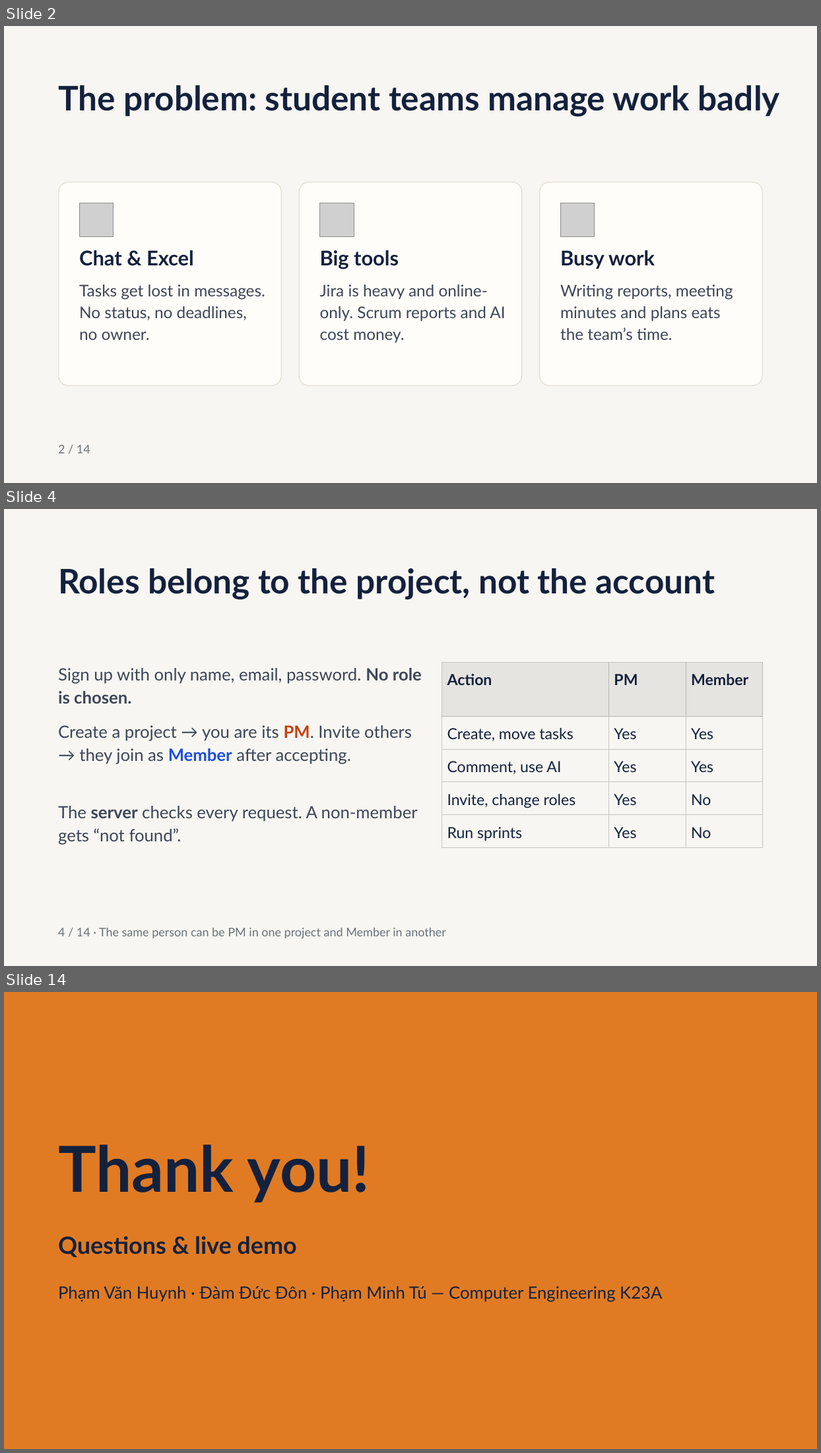
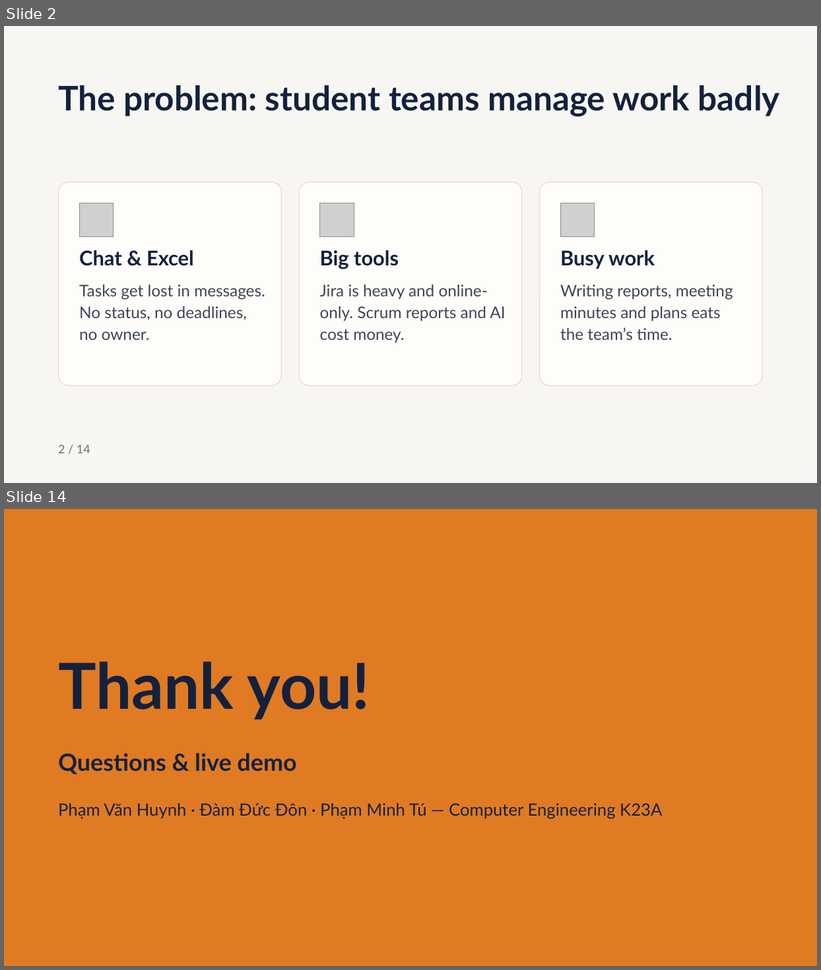
Before and after one commit to tupm2006/koshi, a slide deck: report/Slides-EN.pptx. Shown one above the other, each under a label of ours: slides 2, 4 and 14 before the commit, slides 2 and 14 after it; the slides between them are not shown. The pictures are 821x1453 and 821x970 pixels, drawn with LibreOffice and Linux fonts; fonts in the diff are those of the drawing; grey boxes stand for pictures. Boxes give left, top, right and bottom in pixels: in the first picture for what was removed or moved away, otherwise in the second. Text is boxed around its words. In the diff, an @@ line names an element or a change of style, - is before the commit and + after.

```diff
--- a/report/Slides-EN.pptx
+++ b/report/Slides-EN.pptx
@@ slide 4 removed at (x1=4, y1=509, x2=817, y2=966), background #F7F6F2 @@
@@ title removed at (x1=58, y1=568, x2=715, y2=600) @@
-Roles belong to the project, not the account
@@ table removed at (x1=442, y1=662, x2=763, y2=848), 5 rows, 3 columns @@
-Action | PM | Member
-Create, move tasks | Yes | Yes
-Comment, use AI | Yes | Yes
-Invite, change roles | Yes | No
-Run sprints | Yes | No
@@ text removed at (x1=58, y1=668, x2=422, y2=704) @@
-Sign up with only name, email, password. No role is chosen.
@@ text removed at (x1=58, y1=725, x2=412, y2=764) @@
-Create a project → you are its PM. Invite others → they join as Member after accepting.
@@ text removed at (x1=58, y1=806, x2=418, y2=845) @@
-The server checks every request. A non-member gets “not found”.
@@ text removed at (x1=58, y1=928, x2=446, y2=939) @@
-4 / 14 · The same person can be PM in one project and Member in another
```
Also in this commit, not shown: 4 slides changed, 7 slides added, 6 other slides removed, 1 other file.
